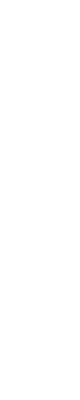
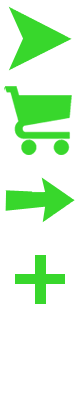
Two versions of the same layered image (80x400). Layer-by-layer changes:
painted on "Layer 4" over (x1=4, y1=6, x2=75, y2=304)
removed layer "Layer 3" over (x1=5, y1=86, x2=72, y2=152)
removed layer "Layer 2" over (x1=8, y1=6, x2=72, y2=71)
